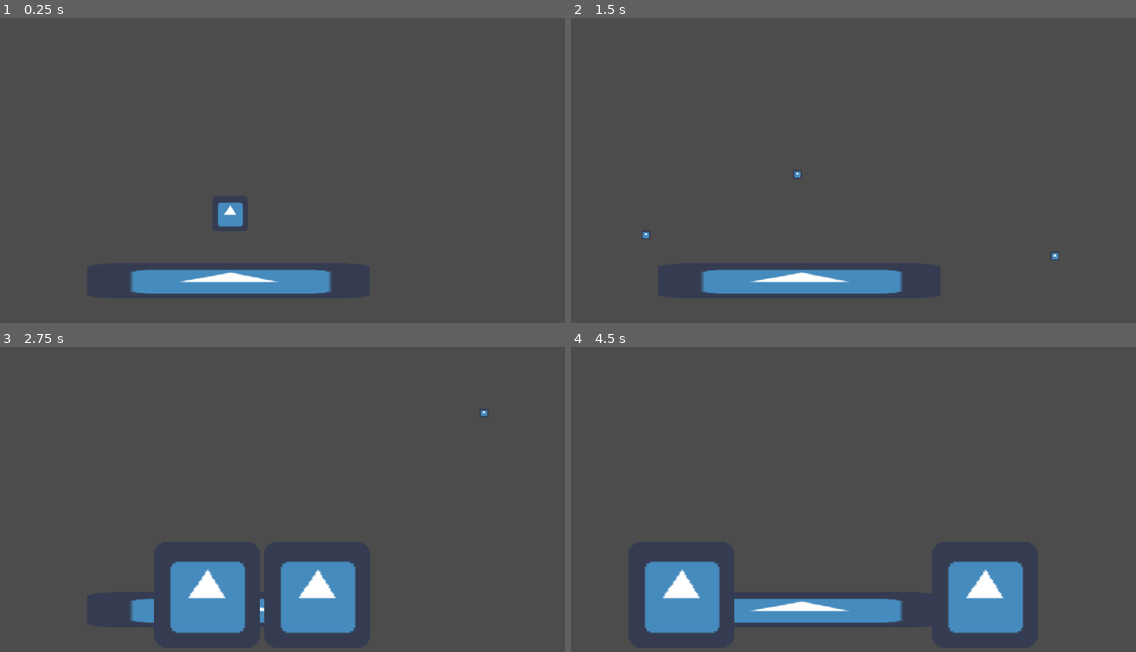
Above: before the commit, frames 1-4 (two rows, left to right).
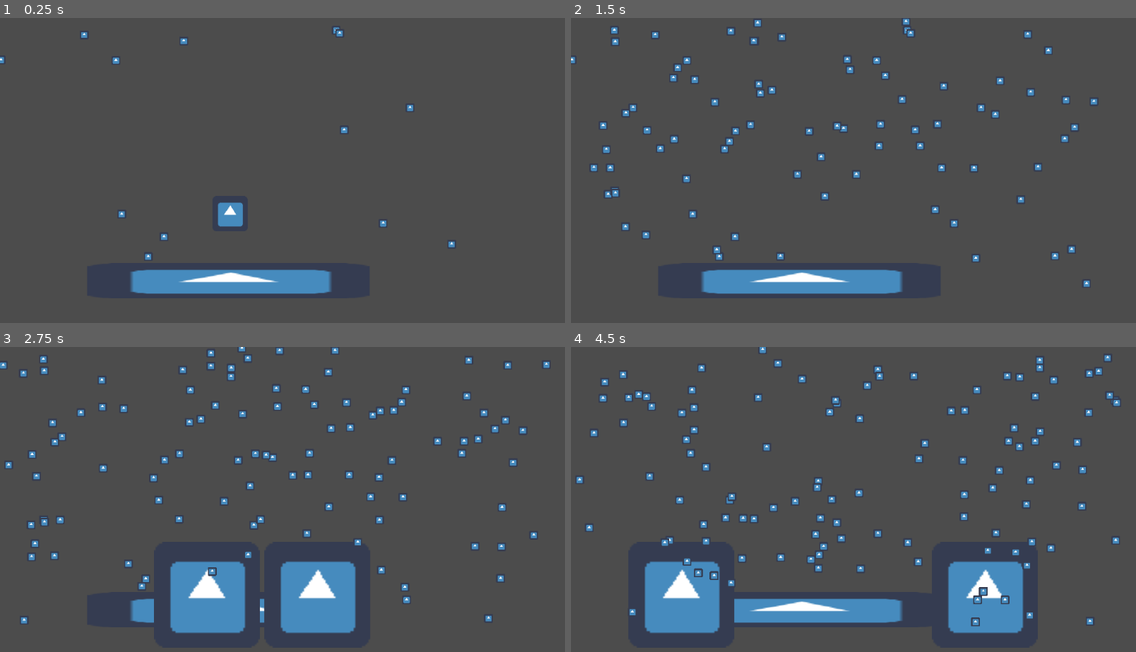
Above: after the commit, the same moments.

Repository: ValorZard/Climb-of-Destiny
Game: Godot game, scene res://Boss/BossRoom.tscn
The game is run twice, just before and just after one commit, with the same random seed, the same clock (stepped at 60 frames per second) and the same inputs. This scene is started directly instead of the project's main scene. The engine's default icon, where the game draws it, is replaced by a stand-in: a white triangle on a blue panel in a dark square.
Inputs (mouse positions are in pixels of both pictures, inside the frame that each line leads up to):
- Up to frame 1 (0.25 s): no input
- Up to frame 2 (1.5 s): move the mouse to (825, 249) at 0.52 s; press the mouse at (825, 249) at 0.53 s; hold D (walk_right) from 0.53 s (still down); tap Space (jump) at 0.77 s; move the mouse to (1023, 231) at 1.27 s; release the mouse at (1023, 231) at 1.28 s; click (1023, 231) at 1.35 s
- Up to frame 3 (2.75 s): tap Space (jump) at 1.52 s; move the mouse to (113, 462) at 2.02 s; release D (walk_right) at 2.03 s; press the mouse at (113, 462) at 2.03 s; hold A (walk_left) from 2.03 s (still down)
- Up to frame 4 (4.5 s): move the mouse to (881, 511) at 2.77 s; release the mouse at (881, 511) at 2.78 s; click (881, 511) at 2.85 s; tap Space (jump) at 3.02, 3.77 s; move the mouse to (768, 429) at 3.52 s; press the mouse at (768, 429) at 3.53 s; move the mouse to (977, 496) at 4.27 s; release A (walk_left) at 4.28 s; release the mouse at (977, 496) at 4.28 s; hold D (walk_right) from 4.28 s (still down); click (977, 496) at 4.35 s

The runs differ from the first frame. In frame 1, 0.3% of the frame differs, in the area x 0-81%, y 3-80%; in frame 2, 1.8%; in frame 3, 2.4%; in frame 4, 2.8%, in the area x 1-98%, y 0-92%.
Error before the commit: Parse Error: The identifier "Player" isn't a valid type (not a script or class), or couldn't be found on base "self". (res://Boss/AttackPattern2.gd:8)
Error after the commit: Invalid set index 'velocity' (on base: 'Area2D (Bullet.gd)') with value of type 'Vector2'. (res://Boss/AttackPattern2.gd:27)

Commit message:
add class names and change damage

Diff:
--- a/Bullets/Bullet.gd
+++ b/Bullets/Bullet.gd
@@ -12,7 +12,7 @@
 
 func _on_Bullet_body_entered(body):
 	if body is Enemy:
-		body.health -= 1
+		body.Damage(1)
 	if !body.is_in_group("Bullets"):
 		destroy_self()
 
--- a/Player/Player.gd
+++ b/Player/Player.gd
@@ -1,4 +1,6 @@
 extends KinematicBody2D
+
+class_name Player
 
 export var walk_speed : float = 600
 export var walk_acceleration : float = 0.25
--- a/project.godot
+++ b/project.godot
@@ -23,11 +23,17 @@
 "class": "Enemy",
 "language": "GDScript",
 "path": "res://Enemies/Enemy.gd"
+}, {
+"base": "KinematicBody2D",
+"class": "Player",
+"language": "GDScript",
+"path": "res://Player/Player.gd"
 } ]
 _global_script_class_icons={
 "Bullet": "",
 "BulletSpawner": "",
-"Enemy": ""
+"Enemy": "",
+"Player": ""
 }
 
 [application]
